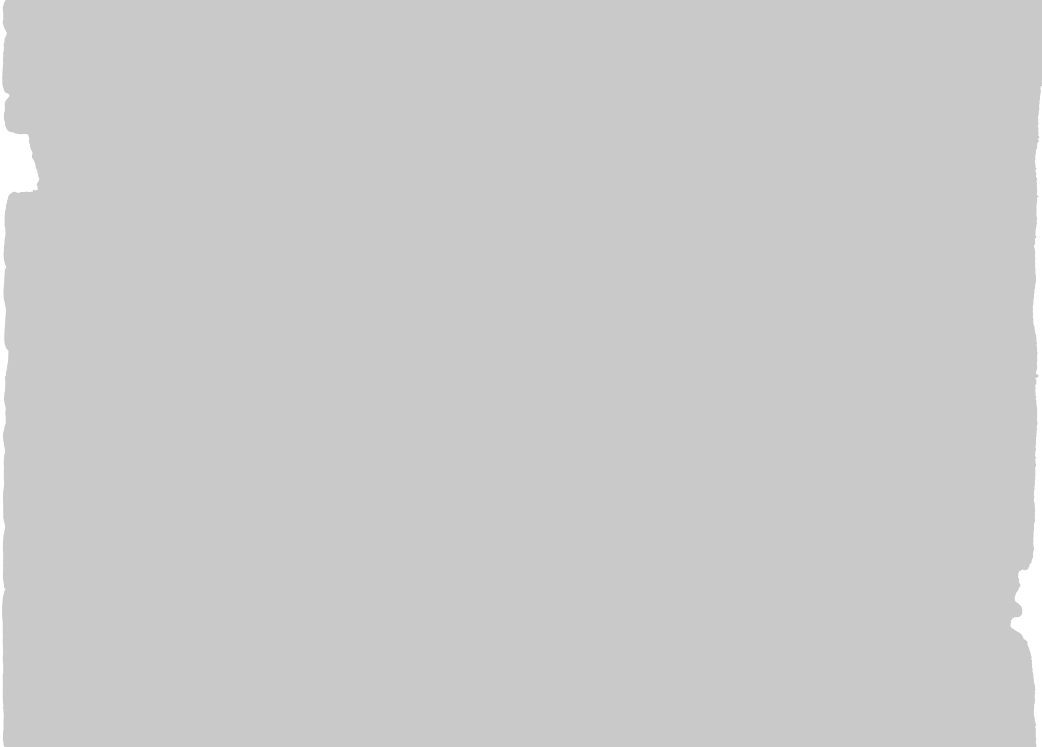
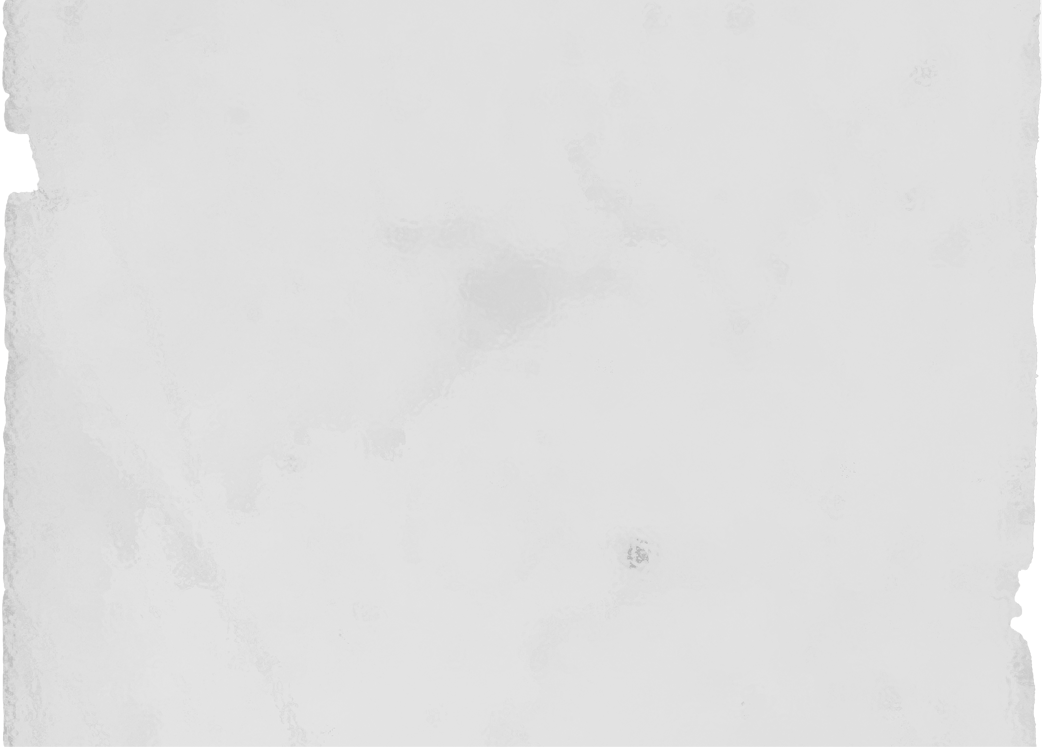
Two versions of the same layered image (1042 x 747). Layer-by-layer changes:
hid "Livello 3" over [left=2, top=0, right=1042, bottom=747]
showed "Livello 1", opacity 60% → 30% over [left=2, top=0, right=1042, bottom=747]
